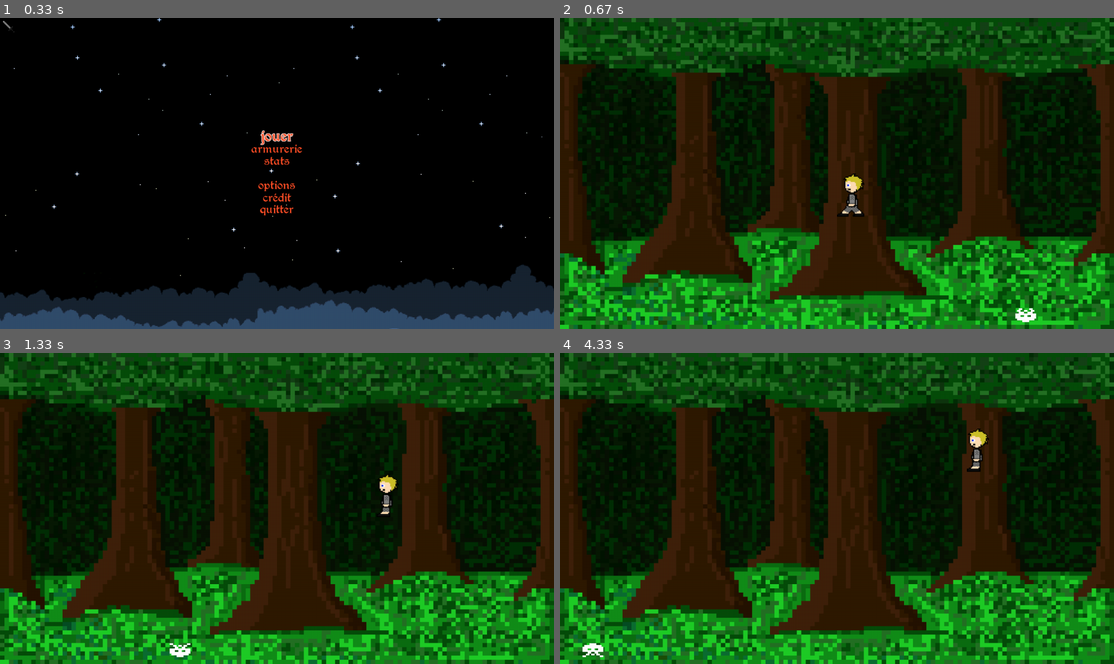
Above: before the commit, frames 1-4 (two rows, left to right).
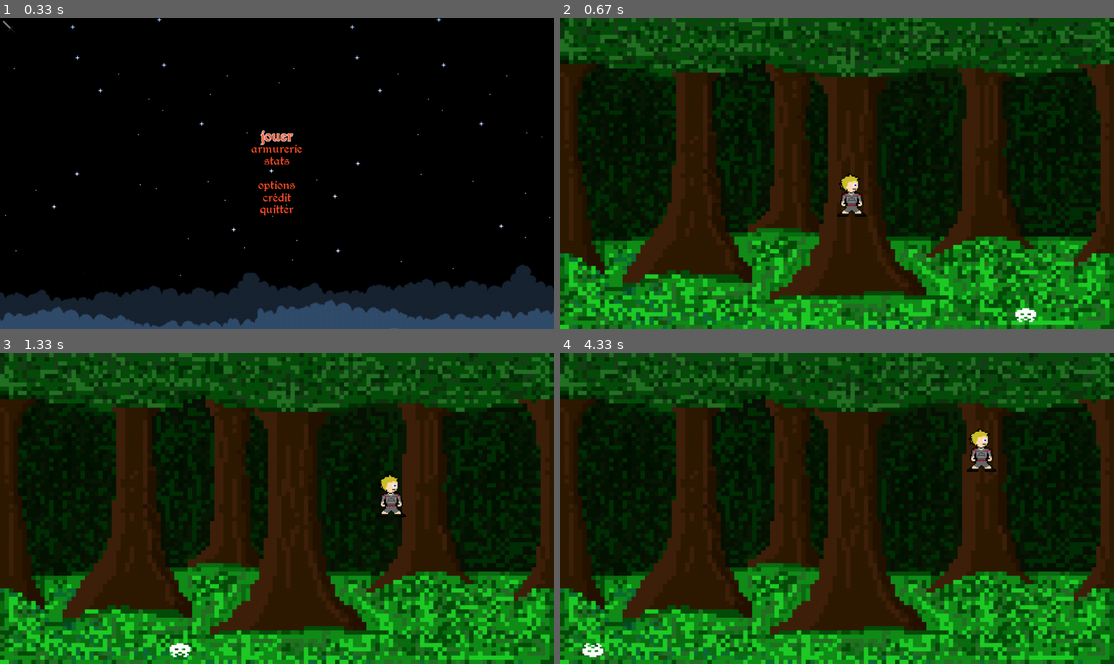
Above: after the commit, the same moments.

Repository: nerokiryu/hugo_boss
Game: pygame game, started from menu/menu.py
The game is run twice, just before and just after one commit, with the same random seed, the same clock (stepped at 60 frames per second) and the same inputs. The source is Python 2; it was converted automatically to run under Python 3.
Inputs (mouse positions are in pixels of both pictures, inside the frame that each line leads up to):
- Up to frame 1 (0.33 s): no input
- Up to frame 2 (0.67 s): click (837, 136) at 0.38 s
- Up to frame 3 (1.33 s): hold Right 0.67-1.13 s; move the mouse to (332, 576) at 0.7 s; hold Up from 1.17 s (still down)
- Up to frame 4 (4.33 s): release Up at 1.47 s; hold Right 1.5-1.97 s; hold Left 2-2.53 s; hold Down 2.57-2.87 s; hold Left 2.9-3.3 s; hold Up 3.33-3.7 s; hold Right from 3.73 s (still down)

Frame 1 is identical in both runs. In frame 2, 0.4% of the frame differs, in the area x 50-86%, y 50-98%; in frame 3, 0.4%; in frame 4, 0.5%, in the area x 4-79%, y 24-98%.

Commit message:
trololol

Diff:
--- a/menu/GetEvent.py
+++ b/menu/GetEvent.py
@@ -10,37 +10,37 @@
 _ButtonTick = ButtonDelay
 
 def wait():
-    ev=event.wait()
-    _foo(ev)
-    return ev
+	ev=event.wait()
+	_foo(ev)
+	return ev
 
 def poll():
-    ev=event.poll()
-    _foo(ev)
-    return ev
+	ev=event.poll()
+	_foo(ev)
+	return ev
 
 def get(evs=range(50)):
-    ev=event.get(evs)
-    for e in ev: _foo(e)
-    return ev
+	ev=event.get(evs)
+	for e in ev: _foo(e)
+	return ev
 
 def _foo(e):
-    global _Clic,_Ticks,_Inactiv,_ButtonTick
-    if e.type==NOEVENT:
-        _Inactiv+=_NoEvent_Clock.tick()
+	global _Clic,_Ticks,_Inactiv,_ButtonTick
+	if e.type==NOEVENT:
+		_Inactiv+=_NoEvent_Clock.tick()
 
-        if _Inactiv>=ButtonDelay and _Inactiv>=_ButtonTick:
-            _ButtonTick+=ButtonRepeat
-            e.dict.update({'inactiv':_Inactiv,'repeat_buttons':mouse.get_pressed(),'mouse_pos':mouse.get_pos()})
-        else:
-            e.dict.update({'inactiv':_Inactiv,'repeat_buttons':[0,0,0,0,0],'mouse_pos':mouse.get_pos()})
-    else:
-        _Inactiv = 0
-        _ButtonTick = ButtonDelay
-        if e.type==MOUSEBUTTONDOWN:
-            if  _Ticks[e.button].tick()>LAPS or e.button!=_Clic[0]: _Clic=[e.button,0,0,0,0,0]
-        elif e.type==MOUSEBUTTONUP:
-            if _Ticks[e.button].tick()>LAPS: _Clic=[e.button,0,0,0,0,0]
-            else:
-                _Clic[e.button]+=1
-            e.dict.update({'click':_Clic})
+		if _Inactiv>=ButtonDelay and _Inactiv>=_ButtonTick:
+			_ButtonTick+=ButtonRepeat
+			e.dict.update({'inactiv':_Inactiv,'repeat_buttons':mouse.get_pressed(),'mouse_pos':mouse.get_pos()})
+		else:
+			e.dict.update({'inactiv':_Inactiv,'repeat_buttons':[0,0,0,0,0],'mouse_pos':mouse.get_pos()})
+	else:
+		_Inactiv = 0
+		_ButtonTick = ButtonDelay
+		if e.type==MOUSEBUTTONDOWN:
+			if  _Ticks[e.button].tick()>LAPS or e.button!=_Clic[0]: _Clic=[e.button,0,0,0,0,0]
+		elif e.type==MOUSEBUTTONUP:
+			if _Ticks[e.button].tick()>LAPS: _Clic=[e.button,0,0,0,0,0]
+			else:
+				_Clic[e.button]+=1
+			e.dict.update({'click':_Clic})
--- a/menu/animations.py
+++ b/menu/animations.py
@@ -2,7 +2,7 @@
 import pygame
 import os
 
-# Importe la classe Invader and MyHero
+# Importe la classe Invader et MyHero
 # se trouvant dans les fichiers
 # invader.py et myhero.py
 from invader import Invader
@@ -13,10 +13,10 @@
 
 def game_loop():
 	speed = [10, 0]
-	invader = Invader(width-48, height-48, "InvaderA_00.png", "InvaderA_01.png", speed)
+	invader = Invader(width-48, height-48, "InvaderA_00.png", "InvaderA_01.png", "InvaderA_01.png", speed)
 
 	# Idem, on cree notre hero en tant qu'objet MyHero
-	my_hero = MyHero(width/2, height/2, "../graphics/character/hero/herol.png", "../graphics/character/hero/herowl.png")
+	my_hero = MyHero(width/2, height/2, "../graphics/character/hero/herol.png", "../graphics/character/hero/herowl.png", "../graphics/character/hero/hero.png")
 
 	# Boucle de jeu
 	while 1:
--- a/menu/display.py
+++ b/menu/display.py
@@ -9,8 +9,8 @@
 
 def display(screen, background_image, background_position, invader, my_hero):
 	# Essai de changer l'image de nos personnages
-	invader.change_img()
-	my_hero.change_img()
+	invader.change_img_arret()
+	my_hero.change_img_arret()
 
 	# Ajoute nos images a afficher
 	screen.blit(background_image, background_position)
--- a/menu/invader.py
+++ b/menu/invader.py
@@ -6,8 +6,8 @@
 
 # Class Invader herite de 'MySprite'
 class Invader(MySprite):
-	def __init__(self, pos_x, pos_y, image1, image2, speed):
-		MySprite.__init__(self, pos_x, pos_y, image1, image2)
+	def __init__(self, pos_x, pos_y, image1, image2, image3, speed):
+		MySprite.__init__(self, pos_x, pos_y, image1, image2, image3)
 		self.rect = pygame.Rect(pos_x, pos_y, 28, 30)
 		self.speed = speed
 
--- a/menu/mouvement.py
+++ b/menu/mouvement.py
@@ -5,26 +5,26 @@
 # Methode permettant de charger une image
 # et renvoyant l'objet surface associee
 def load_image(name):
-    image = pygame.image.load(name)
-    return image
+	image = pygame.image.load(name)
+	return image
 
 class MySprite():
-	# Constructeur, self correspond +- au 'this'
-    def __init__(self, pos_x, pos_y, image1):
+	# Constructeur, self correspond plus ou moins au 'this'
+	def __init__(self, pos_x, pos_y, image1):
 
-        # Initialisation et affectation de l'attribut image
-        self.image = load_image(image1)
+		# Initialisation et affectation de l'attribut image
+		self.image = load_image(image1)
 
-        # On part du principe que la taille de l'image est 48x48
-        self.rect = pygame.Rect(pos_x, pos_y, 48, 48)
+		# On part du principe que la taille de l'image est 48x48
+		self.rect = pygame.Rect(pos_x, pos_y, 48, 48)
 
-   	# Retourne le rectangle (position)
-    def get_rect(self):
-    	return self.rect
+	# Retourne le rectangle (position)
+	def get_rect(self):
+		return self.rect
 
-    # Retourne la 'surface'
-    def get_img(self):
-    	return self.image
+	# Retourne la 'surface'
+	def get_img(self):
+		return self.image
 
 # Class MyHero herite de 'MySprite'
 class MyHero(MySprite):
@@ -83,8 +83,8 @@
 	def movement(self):
 		self.rect = self.rect.move(self.speed)
 		# Test la position de ce rectangle pour savoir si il a touche
-	    # un mur : les attributs left, right, bottom, top correspondent
-	    # au cordonnees en x ou y du carre
+		# un mur : les attributs left, right, bottom, top correspondent
+		# au cordonnees en x ou y du carre
 		if self.rect.left < 0 or self.rect.right > width:
 			self.speed[0] = -self.speed[0]
 
--- a/menu/myhero.py
+++ b/menu/myhero.py
@@ -6,16 +6,18 @@
 
 # Class MyHero herite de 'MySprite'
 class MyHero(MySprite):
-	def __init__(self, pos_x, pos_y, image1, image2):
-		MySprite.__init__(self, pos_x, pos_y, image1, image2)
+#--------------------------------------Initialisation--------------------------------------#
+	def __init__(self, pos_x, pos_y, image1, image2, image3): #Initialise MyHero avec une position (x, y), deux images et l'objet lui-meme.
+		MySprite.__init__(self, pos_x, pos_y, image1, image2, image3)
 		self.rect = pygame.Rect(pos_x, pos_y, 33, 80)
 
+#--------------------------------------Fonctions du mouvement--------------------------------------#
 	def movement(self, width, height):
 		keys = pygame.key.get_pressed()
 		courir = pygame.K_LSHIFT
 		mouvement = 10
 
-
+		#------------------------Fonctions AVANCER----------------------#
 		# Test la touche pressee
 		if keys[pygame.K_LEFT] and self.rect.left > 0:
 			self.rect = self.rect.move(-5, 0)
@@ -29,7 +31,7 @@
 		if keys[pygame.K_DOWN] and self.rect.bottom < height:
 			self.rect = self.rect.move(0, 5)
 
-
+		#-------------------------Fonctions COURRIR-------------------#
 		if keys[courir] and keys[pygame.K_LEFT] and self.rect.left > 0:
 			if self.rect.left < mouvement:
 				self.rect = self.rect.move(-self.rect.left, 0)
--- a/menu/mysprite.py
+++ b/menu/mysprite.py
@@ -4,51 +4,73 @@
 from display import *
 
 class MySprite():
-	# Constructeur, self correspond +- au 'this'
-    def __init__(self, pos_x, pos_y, image1, image2):
-    	# On cree un attribut tableau stockant les 2
-    	# images que notre objet pourra prendre
-    	self.images = []
-        self.images.append(load_image(image1))
-        self.images.append(load_image(image2))
+#------------------------Constructeur, self correspond plus ou moins au 'this'------------------------#
+	def __init__(self, pos_x, pos_y, image1, image2, image3):
 
-        # Correspond a l'indice de l'image courante
-        # dans notre tableau images[]
-        self.index = 0
+		# On cree un attribut tableau stockant les 3 images
+		# que notre objet pourra prendre
+		self.images = []
+		self.images.append(load_image(image1))
+		self.images.append(load_image(image2))
+		self.images.append(load_image(image3))
 
-        # Initialisation et affectation de l'attribut image
-        # avec notre premiere image
-        self.image = self.images[self.index]
+		# Correspond a l'indice de l'image courante
+		# dans notre tableau images[]
+		self.index = 0
+
+		# Initialisation et affectation de l'attribut image
+		# avec notre premiere image
+		self.image = self.images[self.index]
 
 		# On part du principe que la taille de l'image est 48x48
 
+		# Utilise pour savoir quand changer notre image
+		self.timeToUpdate = 0
 
-        # Utilise pour savoir quand changer notre image
-        self.timeToUpdate = 0
+#------------------------Retourne le rectangle (position)------------------------#
+	def get_rect(self):
+		return self.rect
 
-   	# Retourne le rectangle (position)
-    def get_rect(self):
-    	return self.rect
+#------------------------Retourne la 'surface'------------------------#
+	def get_img(self):
+		return self.image
 
-    # Retourne la 'surface'
-    def get_img(self):
-    	return self.image
+#------------------------Change l'image affichee lors d'un mouvement------------------------#
+	# Cette methode parcours notre tableau d'images pour
+	# changer l'image affichee de l'objet
+	# De plus on utilise un timer pour ne pas changer
+	# cette image a chaque iteration de notre boucle de jeu
+	def change_img_mouvement(self):
+		if self.timeToUpdate > 2000:
+			# On remet le compteur a 0
+			self.timeToUpdate = 0
 
-    # Cette methode parcours notre tableau d'images pour
-    # changer l'image affichee de l'objet
-    # De plus on utilise un timer pour ne pas changer
-    # cette image a chaque iteration de notre boucle de jeu
-    def change_img(self):
-        if self.timeToUpdate > 2000:
-        	# On remet le compteur a 0
-        	self.timeToUpdate = 0
+			# on prend la prochaine image du tableau
+			# en verifiant de ne pas depasser sa taille
+			self.index = (self.index + 1) % 2
 
-        	# on prend la prochaine image du tableau
-        	# en verifiant de ne pas depasser sa taille
-        	self.index = (self.index + 1) % 2
+			# On change l'image qui va s'afficher
+			self.image = self.images[self.index]
 
-        	# On change l'image qui va s'afficher
-        	self.image = self.images[self.index]
+		# On incremente le timer a chaque iteration
+		self.timeToUpdate += 100
 
-        # On incremente le timer a chaque iteration
-        self.timeToUpdate += 100
+#------------------------Change l'image affichee lors d'un arret------------------------#
+	# Cette methode parcours notre tableau d'images pour
+	# changer l'image affichee de l'objet
+	# De plus on utilise un timer pour ne pas changer
+	# cette image a chaque iteration de notre boucle de jeu
+	def change_img_arret(self):
+		if self.timeToUpdate > 2000:
+			# On remet le compteur a 0
+			self.timeToUpdate = 0
+
+			# on prend la prochaine image du tableau
+			# en verifiant de ne pas depasser sa taille
+			self.index = 2
+
+			# On change l'image qui va s'afficher
+			self.image = self.images[self.index]
+
+		# On incremente le timer a chaque iteration
+		self.timeToUpdate += 100
Binary file added: graphics/background/darkness.png
Binary file added: graphics/background/hell.png
Binary file added: graphics/background/ice.png
